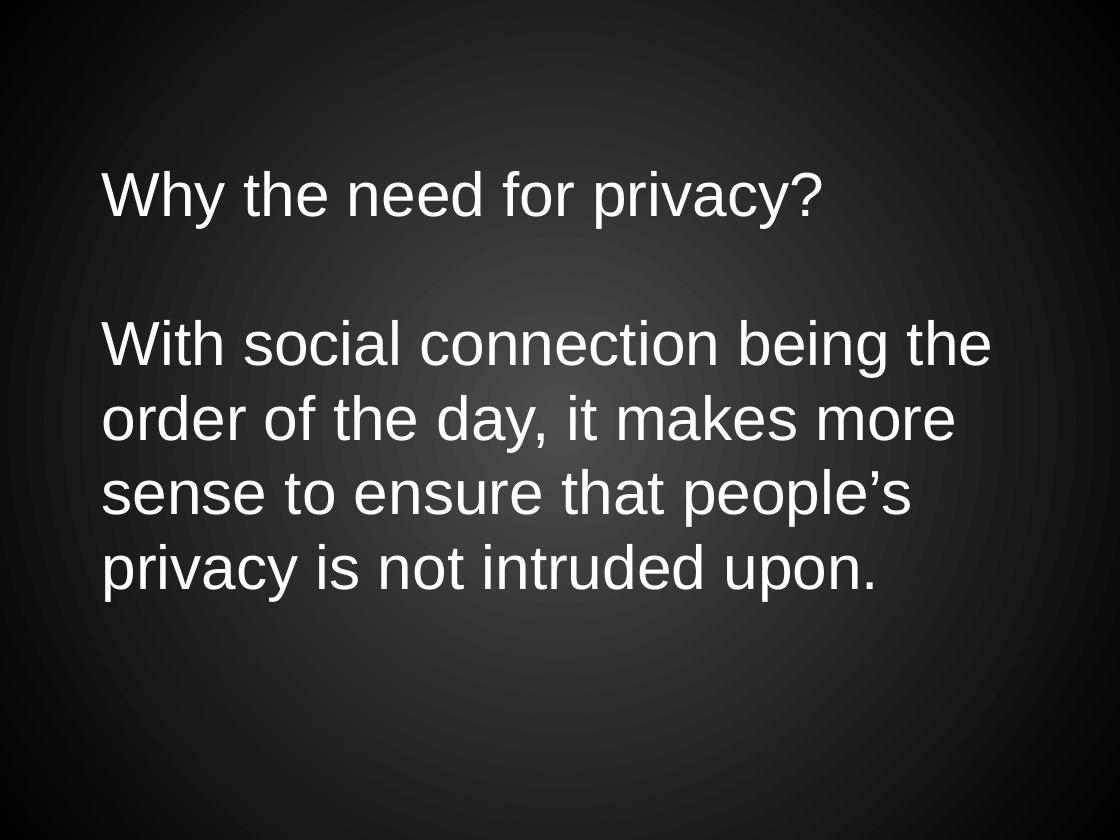
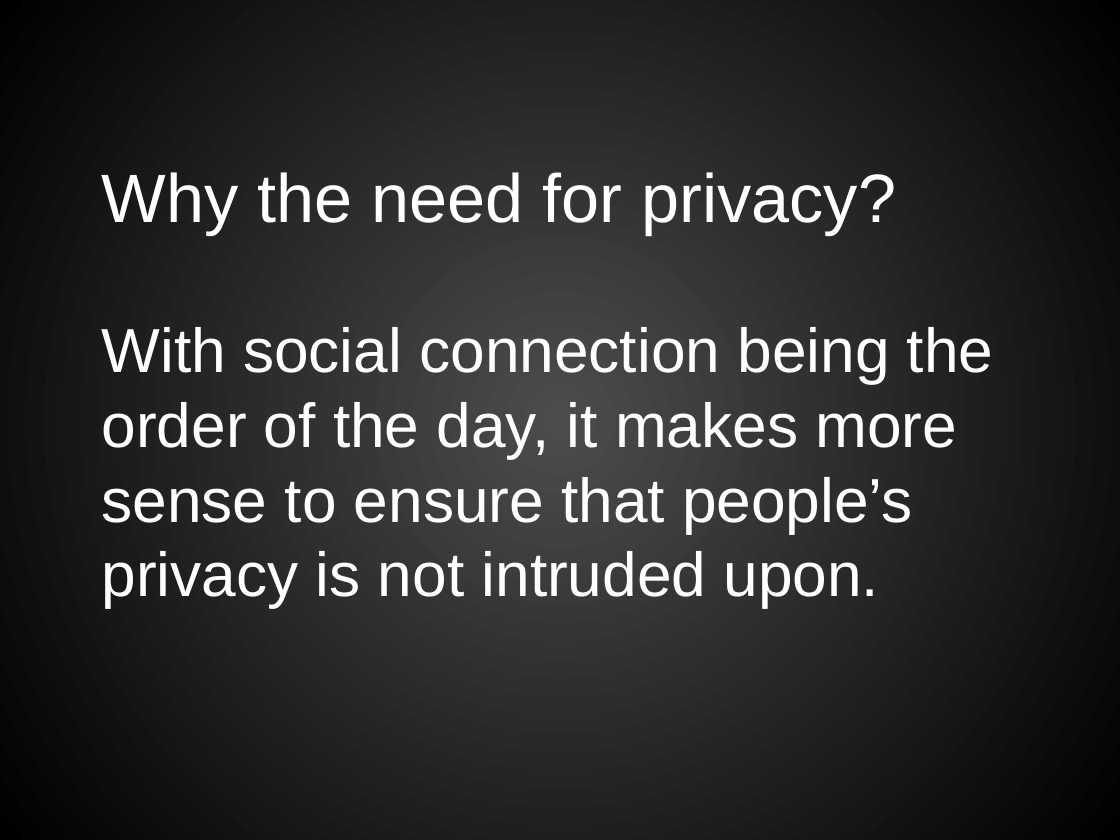
Before and after one commit to I-Stem/hack2020_Team6, a slide deck: slide 6 of Privacy_Eye.pptx (slide 5 before the commit). Drawn at 1120x840 pixels with LibreOffice and Linux fonts; fonts in the diff are those of the drawing. Boxes give left, top, right and bottom in pixels: in the first picture for what was removed or moved away, otherwise in the second. Text is boxed around its words. In the diff, an @@ line names an element or a change of style, - is before the commit and + after.

```diff
--- a/Privacy_Eye.pptx
+++ b/Privacy_Eye.pptx
@@ text at (102,172,896,234): size 40 to 44 pt in "Why the need for privacy?" @@
```
Also in this commit, not shown: 5 other slides changed, 3 slides added, 1 slide removed.
